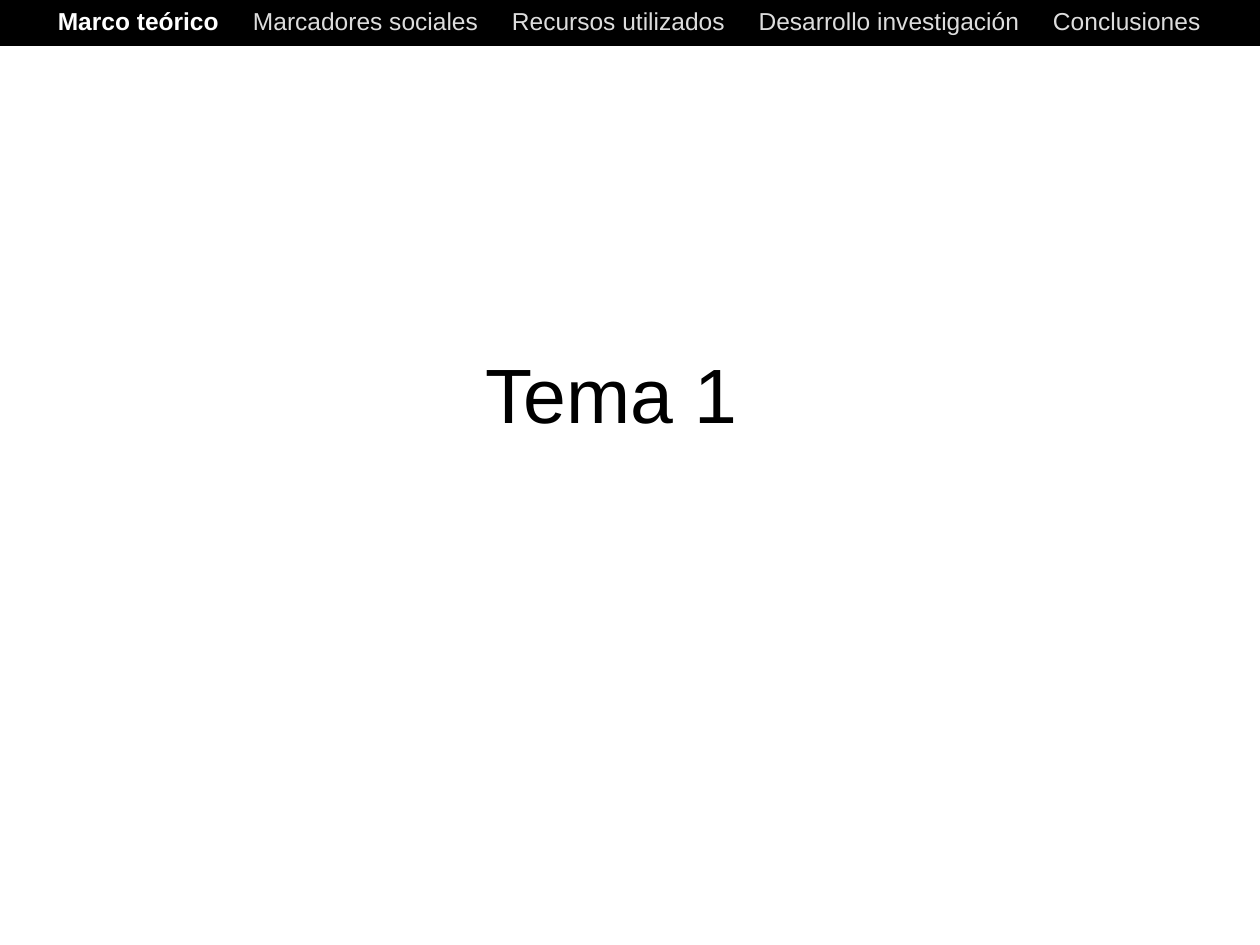
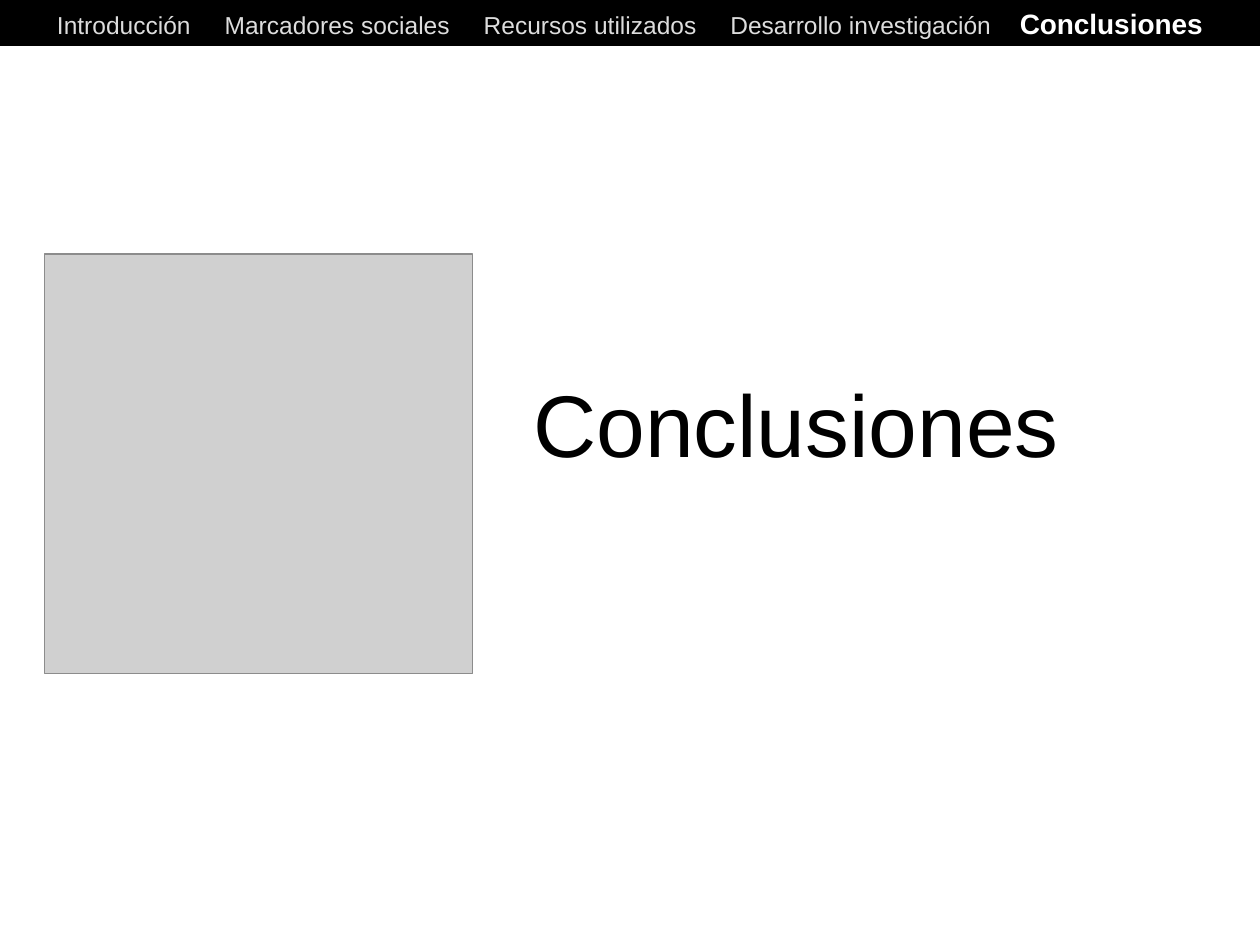
Before and after one commit to ak907kenai/nicotournetesis, a slide deck: slide 7 of docs_trunk/Nicolás Tourné - Presentación Tesis (v1).ppt (slide 3 before the commit). Drawn at 1260x945 pixels with LibreOffice and Linux fonts; fonts in the diff are those of the drawing; grey boxes stand for pictures. Boxes give left, top, right and bottom in pixels: in the first picture for what was removed or moved away, otherwise in the second. Text is boxed around its words. In the diff, an @@ line names an element or a change of style, - is before the commit and + after.

```diff
--- a/docs_trunk/Nicolás Tourné - Presentación Tesis (v1).ppt
+++ b/docs_trunk/Nicolás Tourné - Presentación Tesis (v1).ppt
@@ text at box(57, 13, 1203, 39): text changed @@
-Marco teórico Marcadores sociales Recursos utilizados Desarrollo investigación Conclusiones
+Introducción Marcadores sociales Recursos utilizados Desarrollo investigación Conclusiones
@@ picture added at box(44, 255, 472, 674) @@
@@ title removed at box(485, 370, 738, 424) @@
-Tema 1
@@ text added at box(533, 393, 1058, 458), 50 pt, text #000000 @@
+Conclusiones
```
Also in this commit, not shown: 2 other slides changed, 7 slides added.
